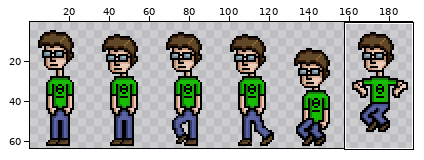
One commit to this sprite sheet: assets/mc_idle.gif. Above, an overview of the earlier version with the close-up marked.
Close-up. Old version:
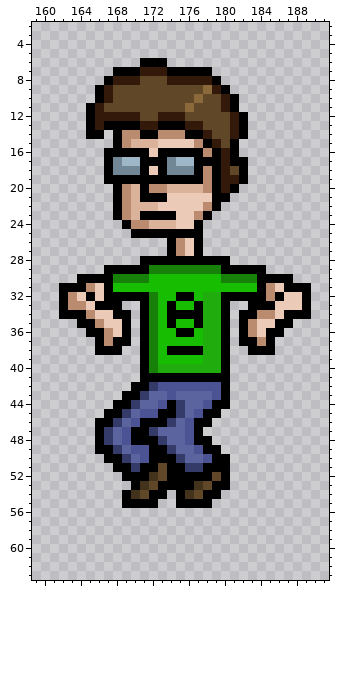
The file is 192x64 pixels. Shown: x 159..191, y 2..63. The wide view leaves out empty margins.
After:
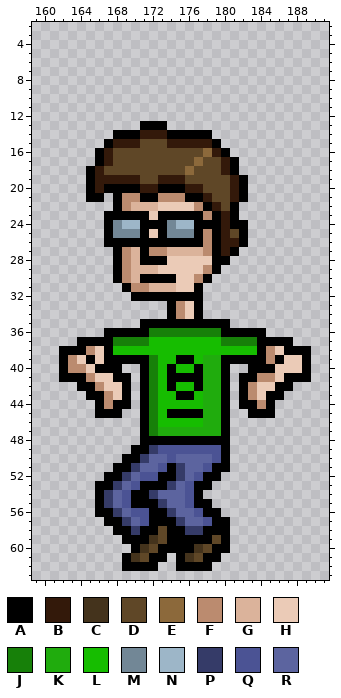
Palette (. is transparent): A #000000  B #33190a  C #44331c  D #5f4727  E #8c693b  F #bb8b6f  G #dbb39b  H #ebcbb7  J #178009  K #20ac0d  L #16bd00  M #728796  N #9db6c8  P #353b68  Q #4b5394  R #5c649f
From the commit log: fixed jump position
The exact change:
Changed rows in their new state; - is an unchanged pixel.
first column x 162:
 6 ---------...----------------
 7 ------...........-----------
 8 -----.............----------
 9 ----...............---------
10 ----................--------
11 ---.................--------
12 ---..................-------
13 ---......AA-.........-------
14 ---..--AABBBAA--A....-------
15 -----ABBBDDDBBBBBA..--------
16 ----ABDDDDDDDDDDEBA.--------
17 ----ABDDDDDDDDDEDD--.-------
18 ---ABDDDDDDDDDEDDD-A.-------
19 ---ABBBBBDDBBBDDDDD---------
20 ---ABA-AABBAAABBDDDBA-------
21 ---AA---F--FFFAABDDBA-------
22 ---------------FABDA--------
23 -----A-AA-H--AAAFABA--------
24 -----AMNNAAAMNN-AABAA-------
25 -----AMMM-H-MMM-FABDA-------
26 -----AAAAAAA-AA-FABBA-------
27 ------AFGAFFGGGGFABA--------
28 ------AFG---HHHHH-----------
29 -----.-FGGGHHHHHFA.....-----
30 --....AFGAAAAHHFA.........--
31 .......AFFGGGHHA............
32 ........--AAA--A............
33 .......--...-FH-...--.......
34 ........-...-FH-...-........
35 --......--AA-AA-AA--......--
36 ---..AA-A--JJJJJJJ-A-AA..---
37 --AA-AJJJJL-----LLJJJJA-AA--
38 AAAFH-LLLLL-LLLLLLLLLL-FHAAA
39 AFHAHAAAA----AA----AAAAFAHHA
40 AFFHAAA----LALLA-----AAAHHHA
41 AAAFHHAA--JL----KK--AAFFHAAA
42 --AAFHHA.-JLALLAKK--AFHHAA--
43 ---AAFH-.AJLLAALKK--AFHAA---
44 ----AF--.AJLLLLLKK--AAFA----
45 ----A--..AJL-AAAKKA--AAA----
46 ----.....-JLLLLLKKA---------
47 ----.....-JKKKKKKKA---------
48 ----.....--AAAA--AA---------
49 ----....AAPQQQQ-QQA---------
50 -----..AAPRRQR--RQ----------
51 ---------RRQ-PRRQ-----------
52 -----AAPRQQA-PRQ-A.---------
53 ----AAPRQAA-PRQAA..---------
54 ----APRQAAPRRRQA..----------
55 ----APRQ---PRRQ-------------
56 ----AAPRQQAAPRRQAA----------
57 -----AAPRQAAAPRRQAA---------
58 ------AAPAADAAPPAAA---------
59 -------AAACDAAAAADA---------
60 --------ACDAAAACDAA---------
61 -------ACDAA-ACDAA----------
62 -------AAAA--AAAA-----------
